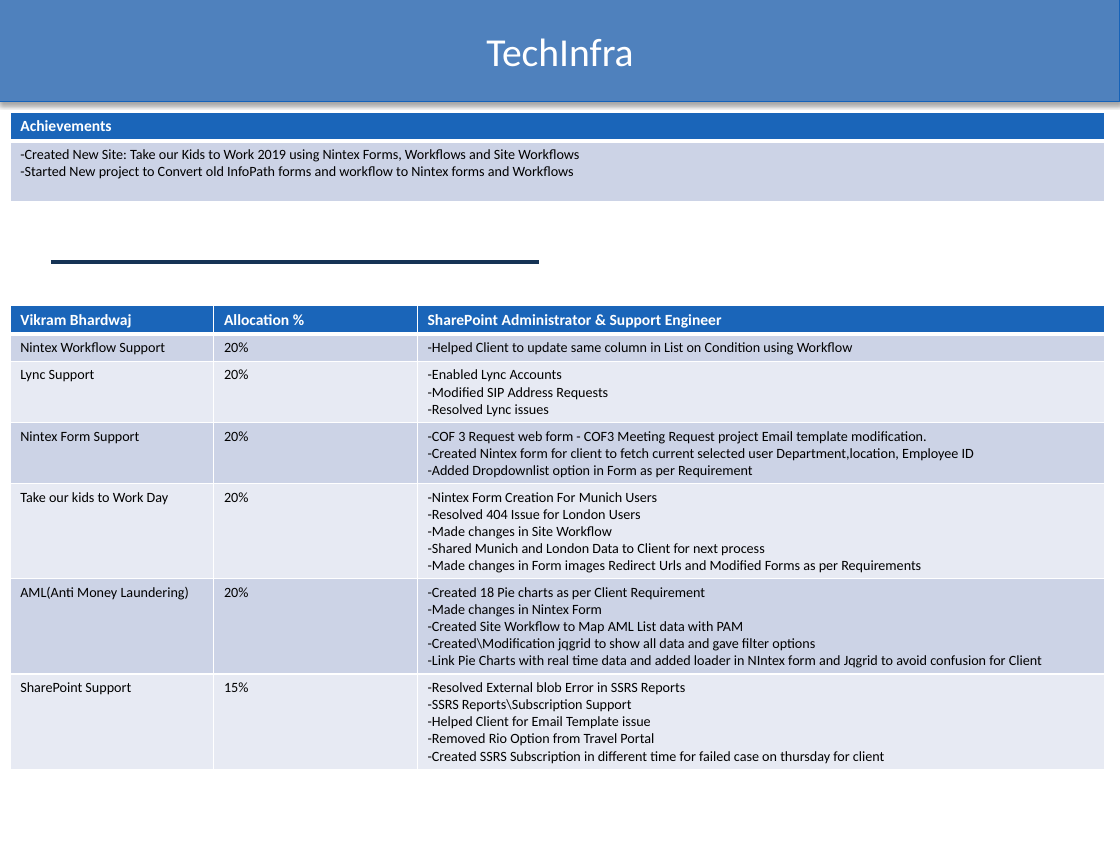
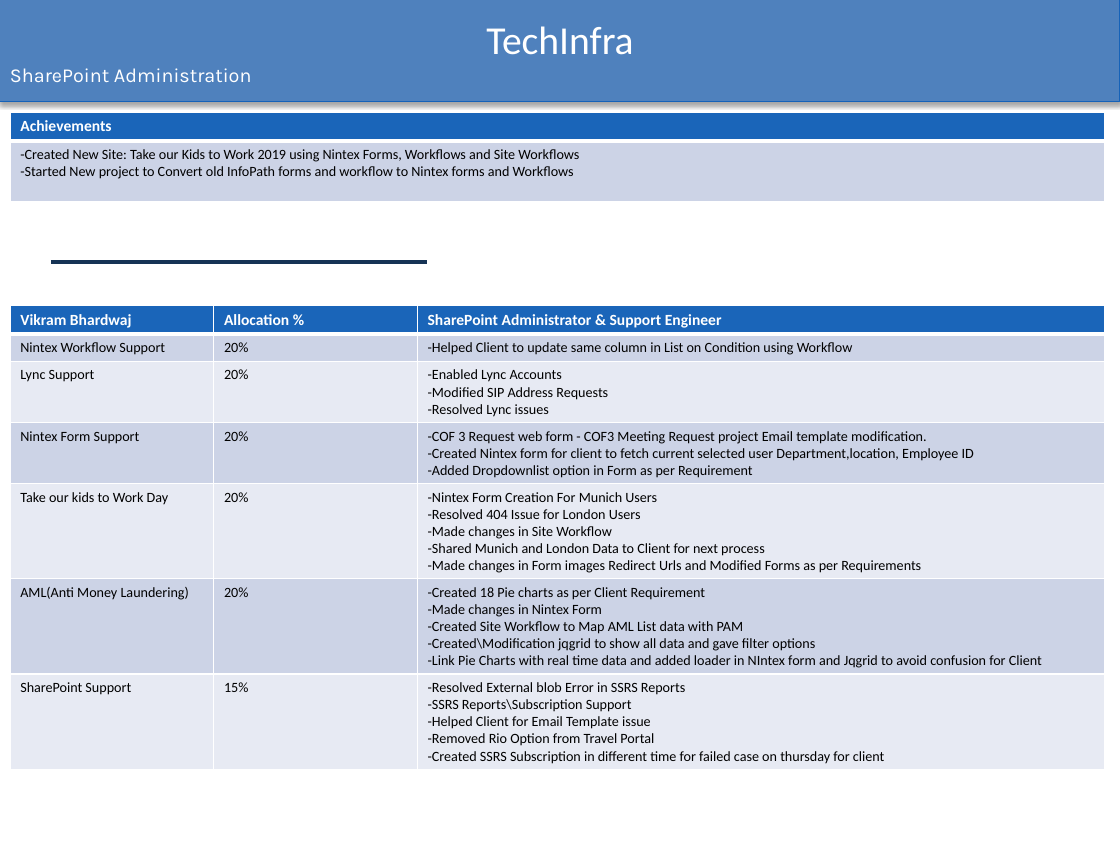
Before and after one commit to 0395ankit/Excel_to_ppt, a slide deck: slide 2 of output.pptx. Drawn at 1120x865 pixels with LibreOffice and Linux fonts; fonts in the diff are those of the drawing; background and template pictures are left out. Boxes give left, top, right and bottom in pixels: in the first picture for what was removed or moved away, otherwise in the second. Text is boxed around its words. In the diff, an @@ line names an element or a change of style, - is before the commit and + after.

```diff
--- a/output.pptx
+++ b/output.pptx
@@ text in rectangle at box(10, 68, 252, 82): paragraph added @@
+SharePoint Administration
@@ line moved from (51, 262) - (539, 262) to (51, 262) - (427, 262) @@
```
Also in this commit, not shown: 11 other slides changed, 3 other files.
